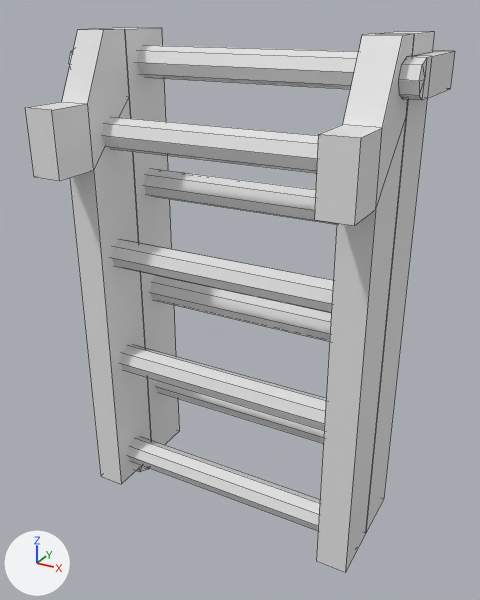
Two versions of the Blender file lk_v2/ladder/ladder.blend, one commit apart.
The view is the same before and after, from a camera (50 mm lens) standing at (0.245, -0.38, 0.09) and looking at (0.005, 0.056, -0.128). The axes (+X, +Y, +Z) are drawn at lower left. The lights are the same throughout. Mesh edges are drawn as thin lines.

Objects in the first picture: 'latch', 'lower_ladder', 'upper_ladder'.
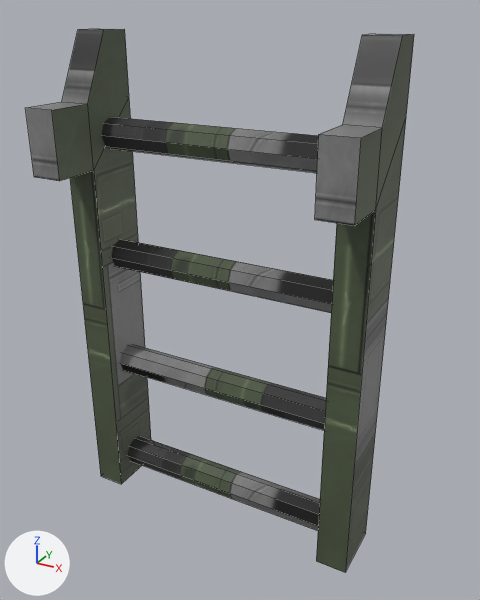
Scene script edits in JSON lines:
```json
{"op": "add", "block": "img_uv_png", "code": ["img_uv_png = load_image('uv.png', '../../FGB-TUG/a1.png', 512, 512, 'sRGB')"]}
{"op": "add", "block": "mat_m", "code": ["mat_m = principled_material('m')", "mat_m.texture = img_uv_png"]}
{"block": "me_cube", "where": "me_cube.from_pydata(...)  # 100 vertices, 62 faces; spans x -0.125..0.125, y -0.025..0.062, z -0.325..0.075"}
{"block": "me_cube", "where": "# used by ob_upper_ladder; location = (0.0, 0.0, 0.0)"}
{"op": "remove", "block": "me_cube", "code": "me_cube.materials.append(mat_material)  # white #e7e7e7"}
{"block": "me_cube", "change": "me_cube part 1: texture (UV) coordinates of 62 of 62 faces, centred in x -0.125..0.125, y -0.025..0.062, z -0.325..0.075, changed; they spanned u 0.0..1.0, v 0.0..1.0 and now span u 0.02..0.72, v 0.02..0.96"}
{"op": "add", "block": "me_cube", "code": "me_cube.materials.append(mat_m)  # picture img_uv_png"}
{"block": "me_cube_001", "where": "me_cube_001.from_pydata(...)  # 116 vertices, 92 faces; spans x -0.125..0.125, y -0.019..0.05, z -0.019..0.4"}
{"block": "me_cube_001", "where": "# used by ob_lower_ladder; location = (0.0, 0.0625, -0.325)"}
{"op": "remove", "block": "me_cube_001", "code": "me_cube_001.materials.append(mat_material)  # white #e7e7e7"}
{"block": "me_cube_001", "change": "me_cube_001 part 2: the whole mesh is turned -180 degrees about the x axis through the mesh origin"}
{"op": "add", "block": "me_cube_001", "code": "me_cube_001.materials.append(mat_m)  # picture img_uv_png"}
{"block": "me_cube_002", "where": "me_cube_002.from_pydata(...)  # 48 vertices, 50 faces; spans x -0.138..0.138, y -0.013..0.075, z -0.013..0.013"}
{"block": "me_cube_002", "where": "# used by ob_latch; location = (0.0, 0.05, 0.05)"}
{"op": "remove", "block": "me_cube_002", "code": "me_cube_002.materials.append(mat_material)  # white #e7e7e7"}
{"block": "me_cube_002", "change": "me_cube_002 part 3: the whole mesh is turned 90 degrees about the x axis through the mesh origin"}
{"op": "add", "block": "me_cube_002", "code": "me_cube_002.materials.append(mat_m)  # picture img_uv_png"}
{"op": "add", "block": "ob_lower_ladder", "code": "ob_lower_ladder.hide_render = True"}
{"op": "add", "block": "ob_latch", "code": "ob_latch.hide_render = True"}
```

What differs and where, as boxes [x1, y1, x2, y2] in the pictures (480 x 600 px):
```json
{"object": "upper_ladder", "change": "recoloured, surface changed", "before": [25, 29, 414, 573], "after": [25, 29, 414, 573]}
{"object": "lower_ladder", "change": "hidden", "before": [107, 27, 434, 532]}
{"object": "latch", "change": "hidden", "before": [69, 50, 455, 100]}
```
